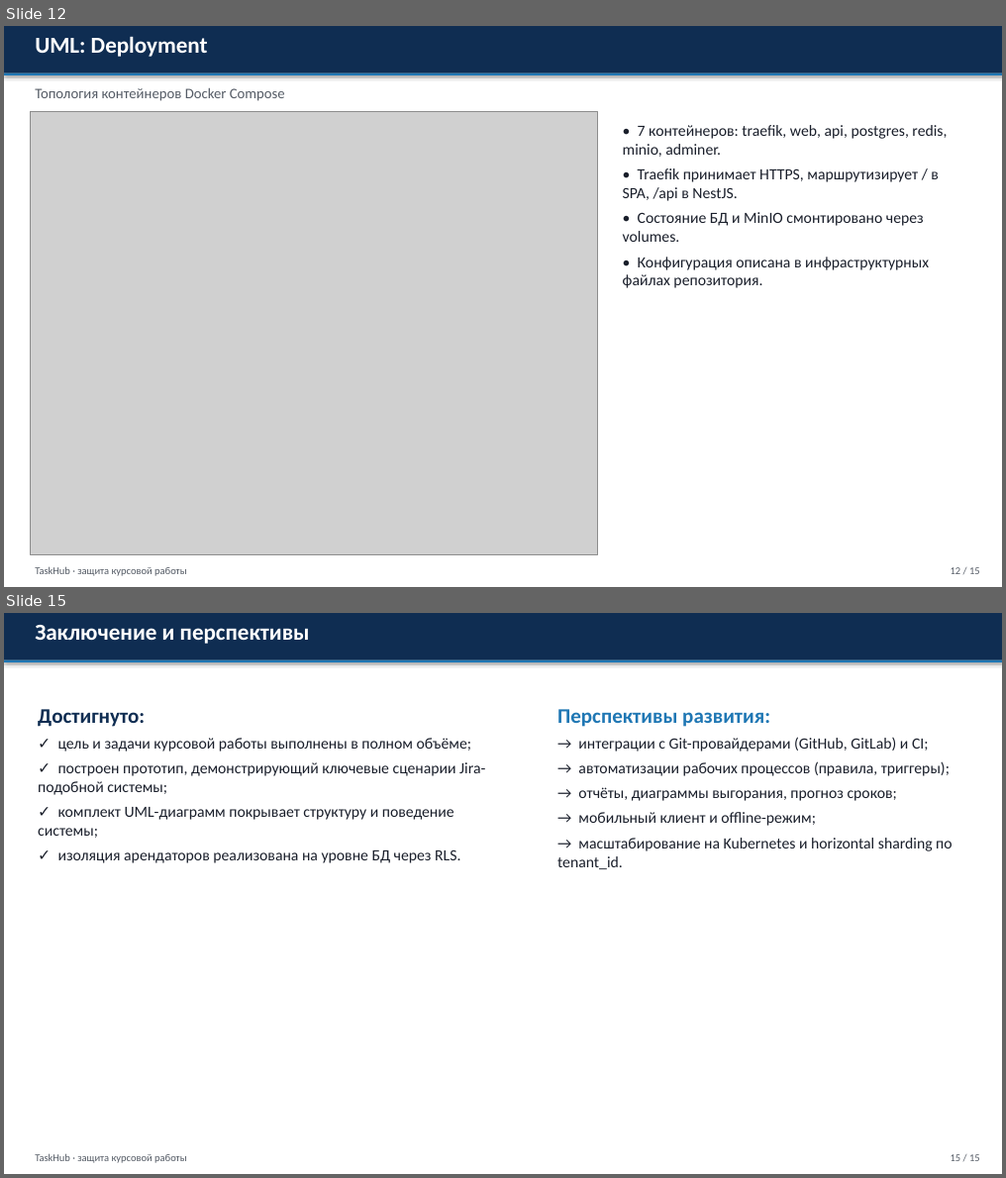
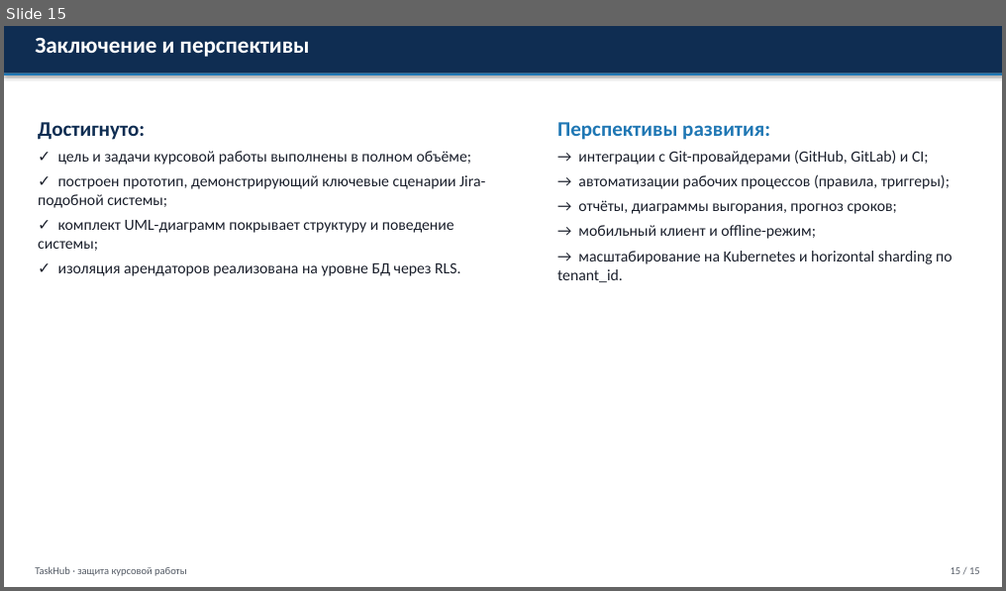
Before and after one commit to adenivi321-bot/jira1, a slide deck: docs/coursework/Презентация_TaskHub.pptx. Shown one above the other, each under a label of ours: slides 12 and 15 before the commit, slide 15 after it; the slides between them are not shown. The pictures are 1006x1178 and 1006x591 pixels, drawn with LibreOffice and Linux fonts; fonts in the diff are those of the drawing; grey boxes stand for pictures. Boxes give left, top, right and bottom in pixels: in the first picture for what was removed or moved away, otherwise in the second. Text is boxed around its words. In the diff, an @@ line names an element or a change of style, - is before the commit and + after.

```diff
--- a/docs/coursework/Презентация_TaskHub.pptx
+++ b/docs/coursework/Презентация_TaskHub.pptx
@@ slide 12 removed at (4,26,1002,587), background #FFFFFF @@
@@ rectangle removed at (4,26,1002,74) @@
@@ text removed at (35,36,208,57) @@
-UML: Deployment
@@ rectangle removed at (4,74,1002,76) @@
@@ picture removed at (30,111,597,556) @@
@@ text removed at (35,88,285,101) @@
-Топология контейнеров Docker Compose
@@ text removed at (623,125,946,288) @@
-• 7 контейнеров: traefik, web, api, postgres, redis, minio, adminer.
-• Traefik принимает HTTPS, маршрутизирует / в SPA, /api в NestJS.
-• Состояние БД и MinIO смонтировано через volumes.
-• Конфигурация описана в инфраструктурных файлах репозитория.
@@ text removed at (35,567,187,576) @@
-TaskHub · защита курсовой работы
@@ text removed at (950,568,980,574) @@
-12 / 15
```
Also in this commit, not shown: 5 slides changed, 6 slides added, 5 other slides removed, 1 other file.
